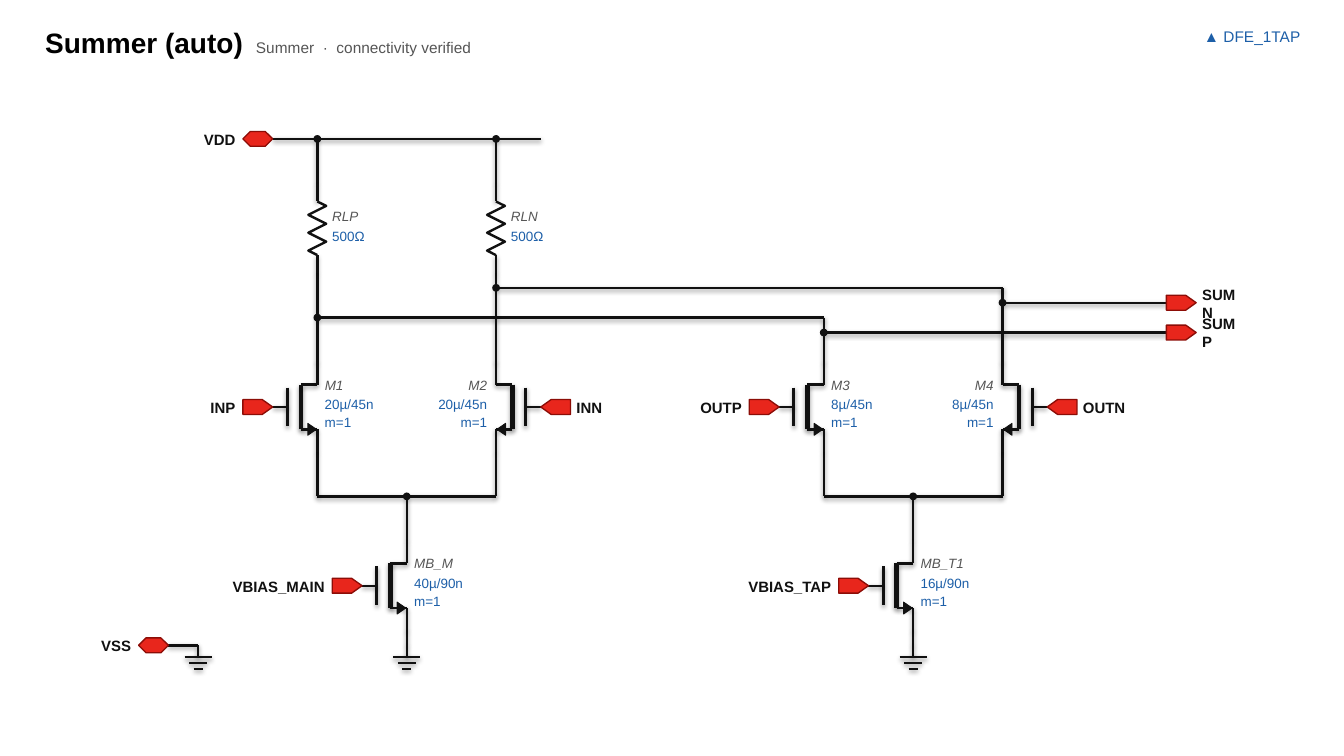
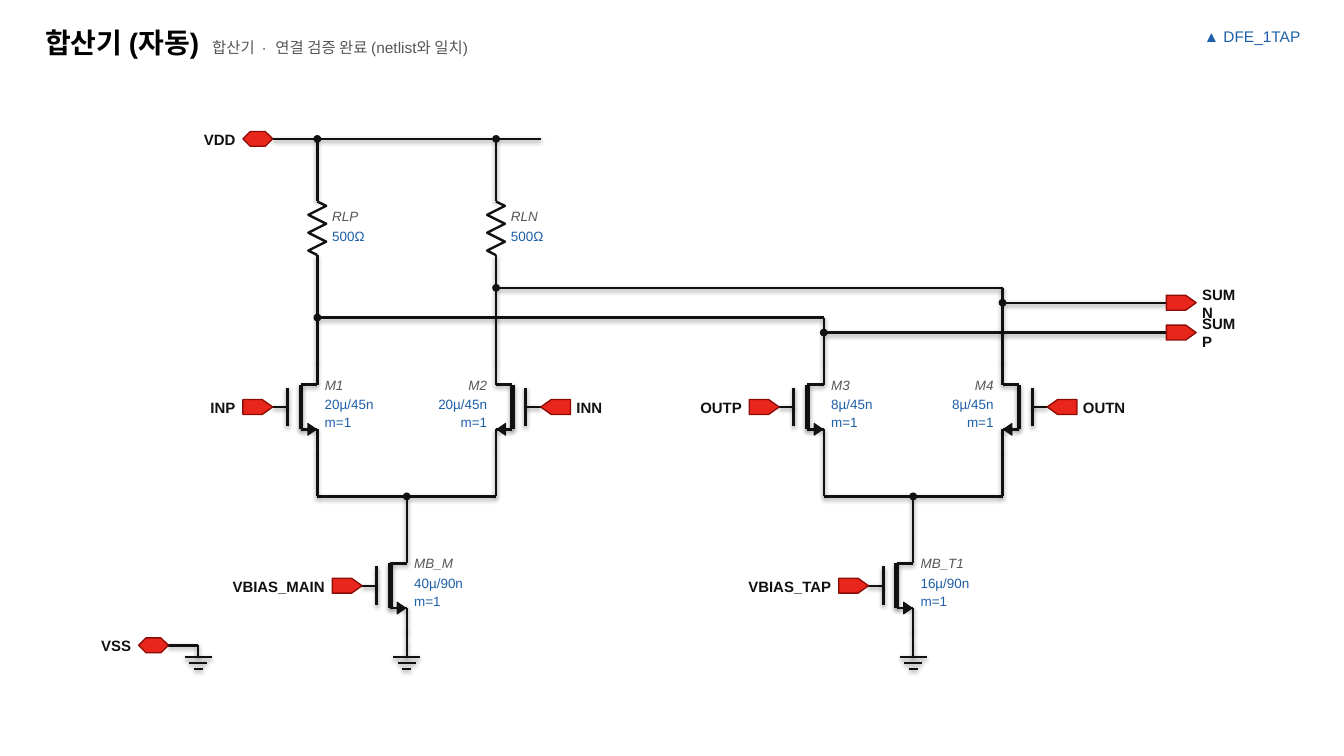
Before and after one commit to jmseo16/etf-dashboard, a slide deck: slide 4 of examples/input_buffer_system_schematic.pptx. Drawn at 1344x756 pixels with LibreOffice and Linux fonts; fonts in the diff are those of the drawing. Boxes give left, top, right and bottom in pixels: in the first picture for what was removed or moved away, otherwise in the second. Text is boxed around its words. In the diff, an @@ line names an element or a change of style, - is before the commit and + after.

```diff
--- a/examples/input_buffer_system_schematic.pptx
+++ b/examples/input_buffer_system_schematic.pptx
@@ text at (45, 29, 468, 58): text changed @@
-Summer (auto) Summer · connectivity verified
+합산기 (자동) 합산기 · 연결 검증 완료 (netlist와 일치)
```
Also in this commit, not shown: 5 other slides changed, 14 other files.
